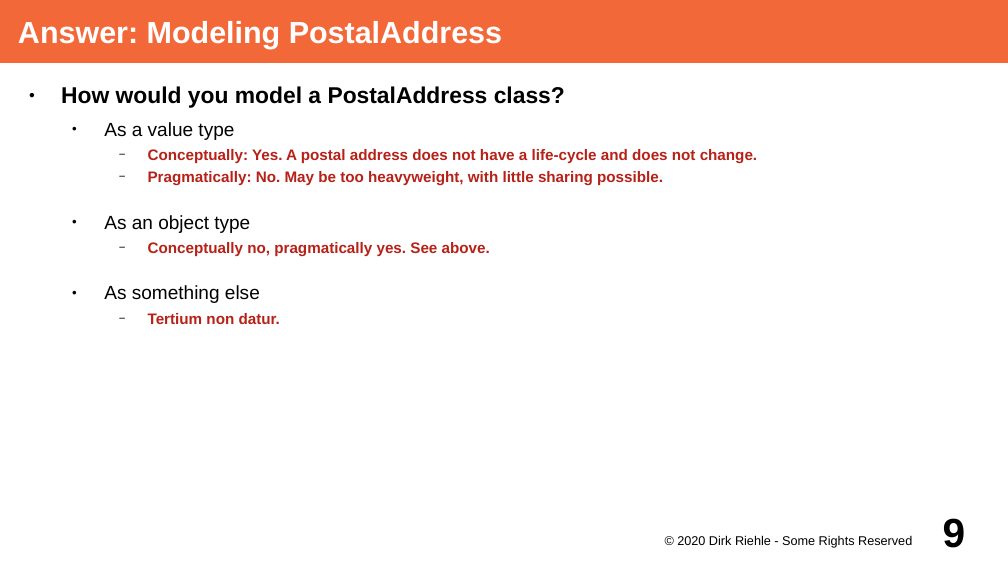
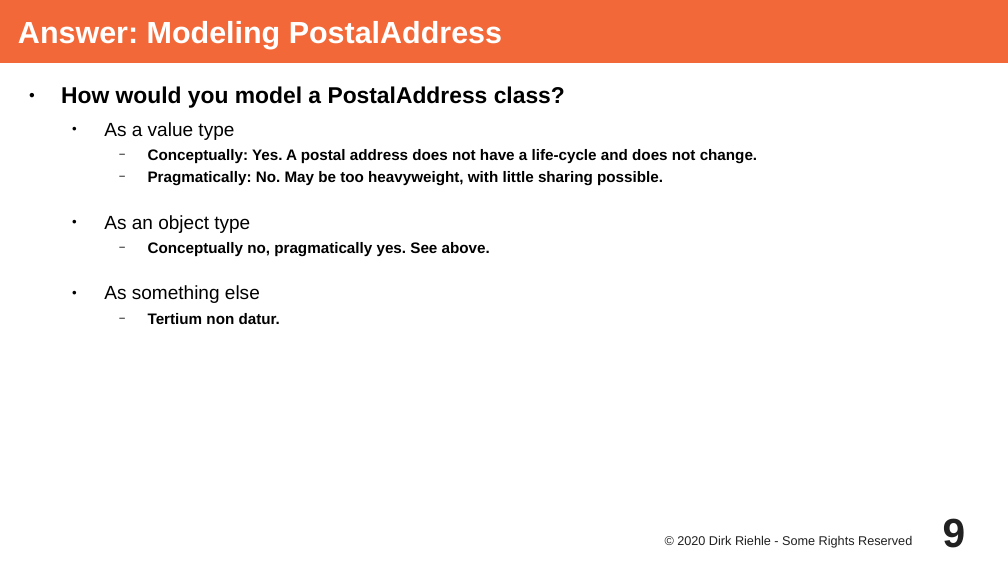
Before and after one commit to dirkriehle/adap-course, a slide deck: slide 9 of Lecture Slides/ADAP C07 - Value Objects.odp. Drawn at 1008x567 pixels with LibreOffice and Linux fonts; fonts in the diff are those of the drawing. Boxes give left, top, right and bottom in pixels: in the first picture for what was removed or moved away, otherwise in the second. Text is boxed around its words. In the diff, an @@ line names an element or a change of style, - is before the commit and + after.

Commit message:
Updated C07 to new style

```diff
--- a/Lecture Slides/ADAP C07 - Value Objects.odp
+++ b/Lecture Slides/ADAP C07 - Value Objects.odp
@@ text at <box>148,149,757,324</box>: text colour #B62118 to #000000 in "Conceptually: Yes. A postal address does not ...", "Pragmatically: No. May be too heavyweight, with ...", "Conceptually no, pragmatically yes. See above.", "Tertium non datur." @@
@@ page number at <box>943,518,966,548</box>: text colour #000000 to #212121 @@
@@ text "© 2020 Dirk Riehle - ..." at <box>677,535,912,548</box>: text colour #000000 to #212121 @@
```
Also in this commit, not shown: 32 other slides changed.
